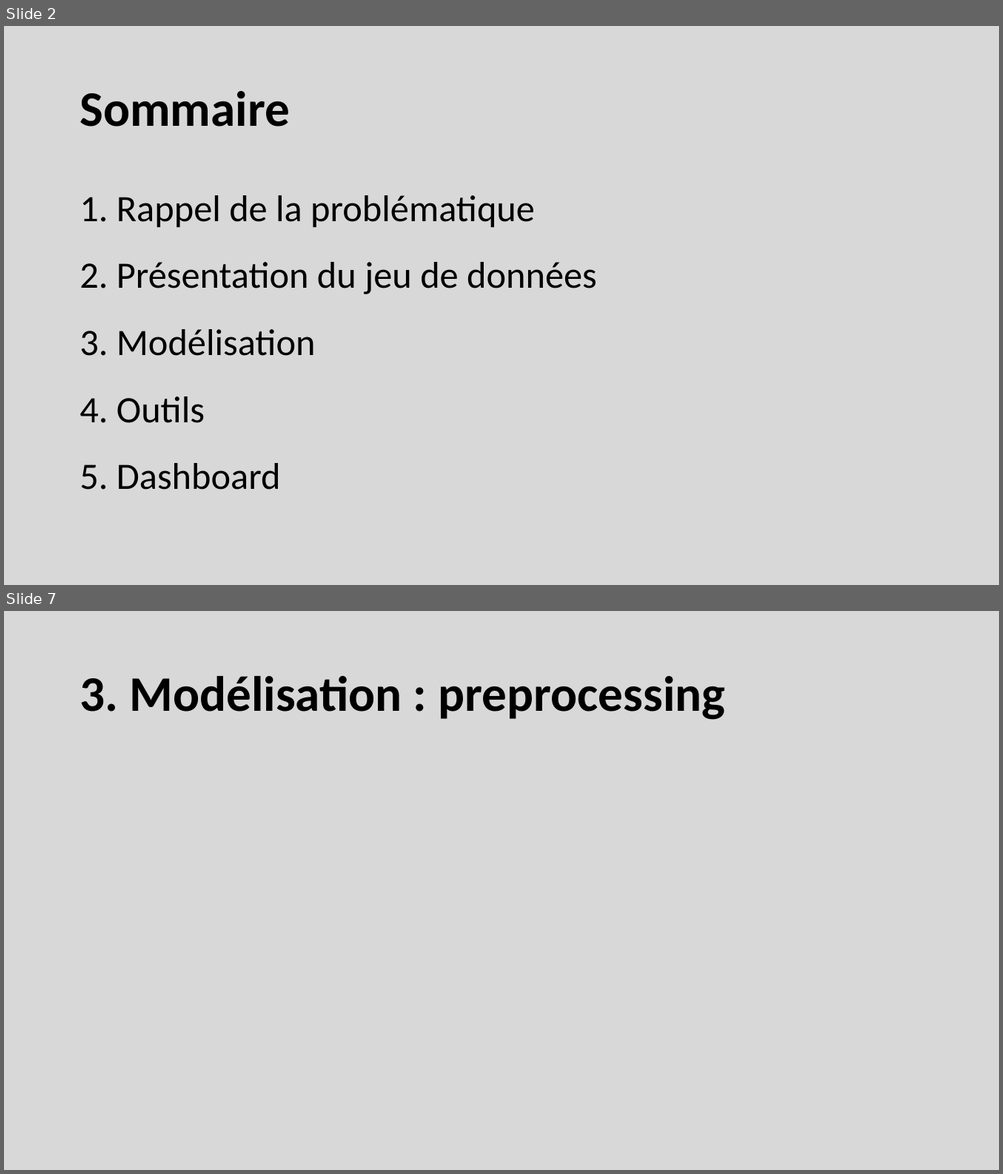
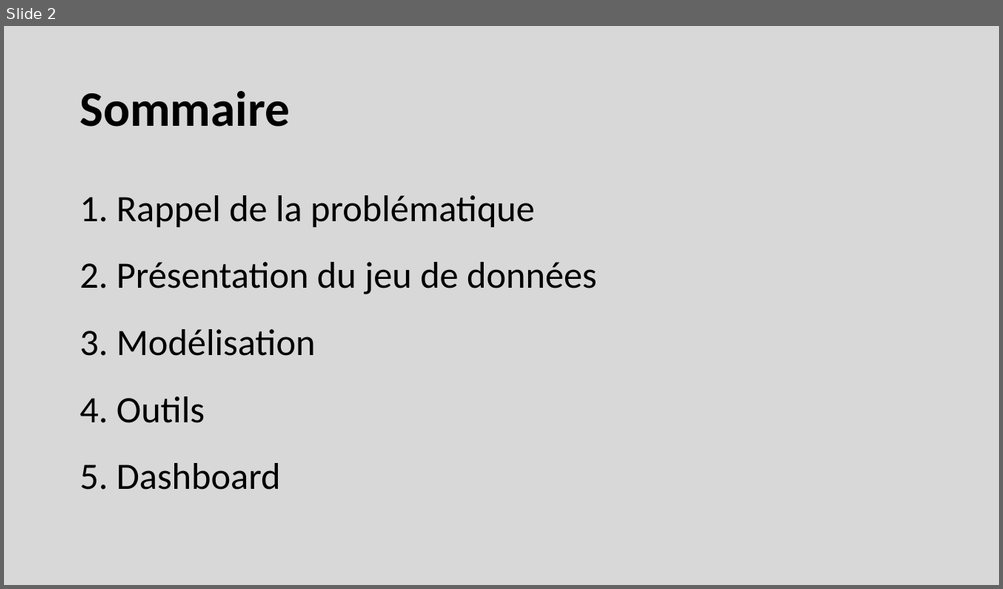
Before and after one commit to pbonte92/P7_Paul_Bonte, a slide deck: Paul_Bonte_P7_03_Présentation.pptx. Shown one above the other, each under a label of ours: slides 2 and 7 before the commit, slide 2 after it; the slides between them are not shown. The pictures are 1003x1174 and 1003x589 pixels, drawn with LibreOffice and Linux fonts; fonts in the diff are those of the drawing. Boxes give left, top, right and bottom in pixels: in the first picture for what was removed or moved away, otherwise in the second. Text is boxed around its words. In the diff, an @@ line names an element or a change of style, - is before the commit and + after.

```diff
--- a/Paul_Bonte_P7_03_Présentation.pptx
+++ b/Paul_Bonte_P7_03_Présentation.pptx
@@ slide 7 removed at [4, 611, 999, 1170], background #FFFFFF @@
@@ rectangle removed at [4, 611, 999, 1170] @@
@@ title removed at [79, 675, 726, 720] @@
-3. Modélisation : preprocessing
```
Also in this commit, not shown: 5 slides changed, 12 slides added, 1 other slide removed, 7 other files.
